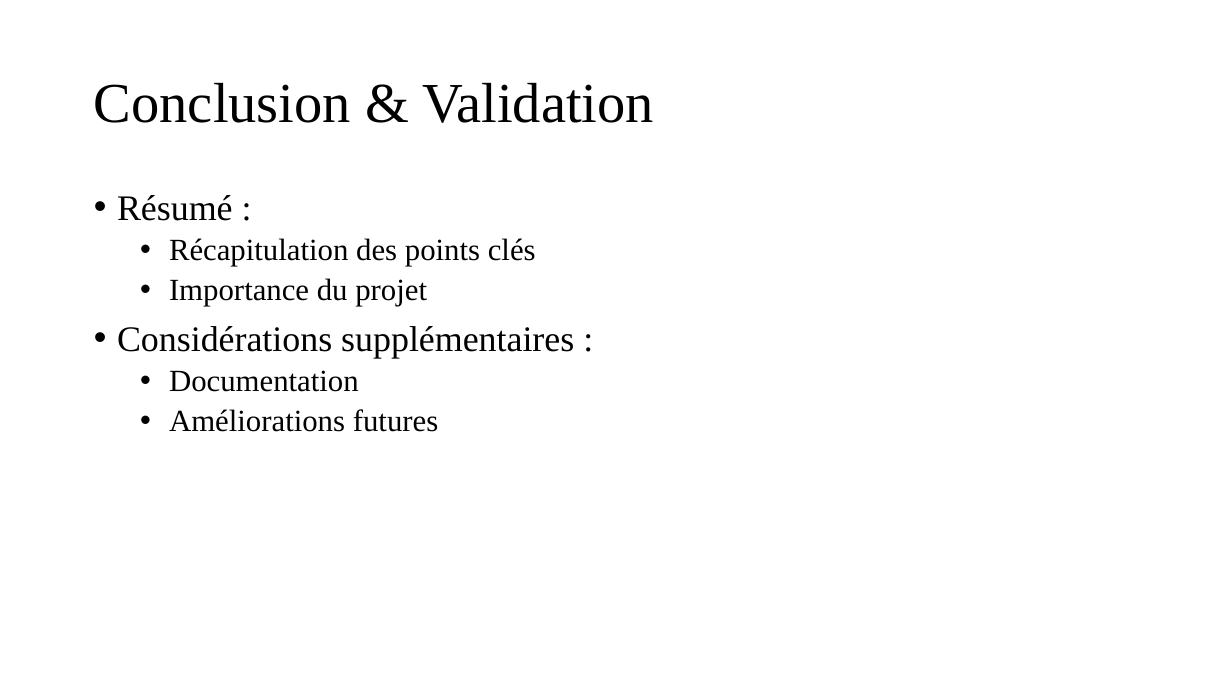
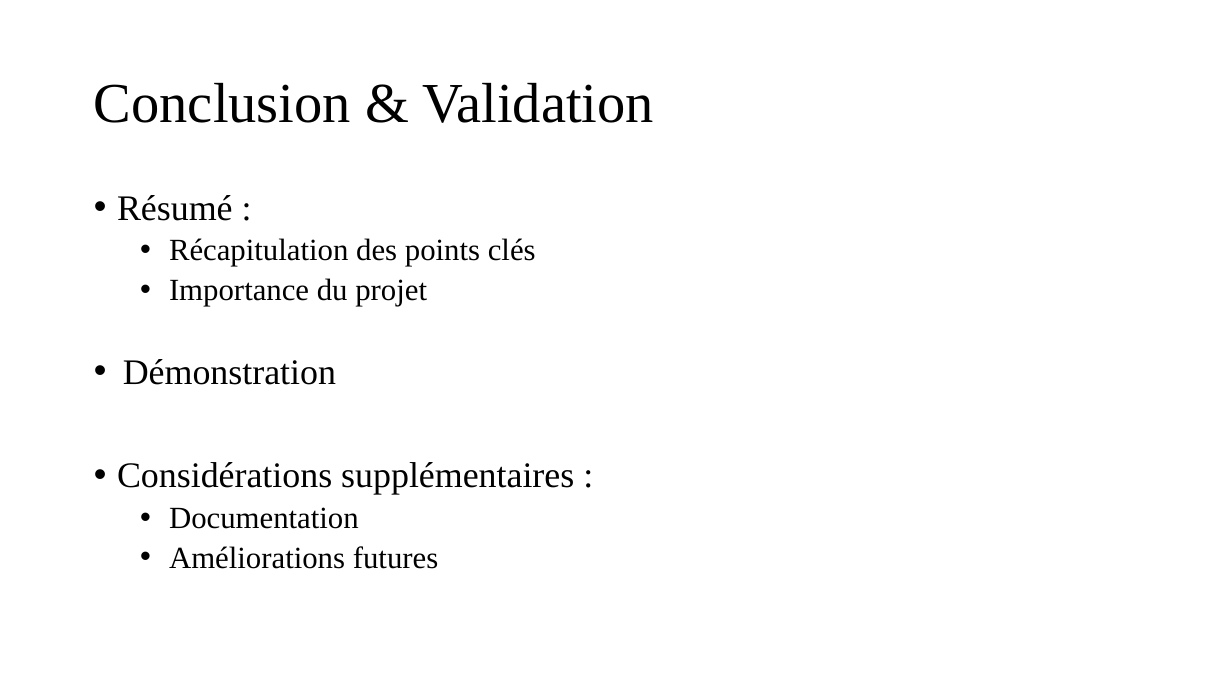
Before and after one commit to EsFrost/m2i_projet, a slide deck: slide 19 of to_send/presentation_fr.pptx. Drawn at 1232x693 pixels with LibreOffice and Linux fonts; fonts in the diff are those of the drawing. Boxes give left, top, right and bottom in pixels: in the first picture for what was removed or moved away, otherwise in the second. Text is boxed around its words. In the diff, an @@ line names an element or a change of style, - is before the commit and + after.

Commit message:
Presentation changes

```diff
--- a/to_send/presentation_fr.pptx
+++ b/to_send/presentation_fr.pptx
@@ text at bbox=[123, 359, 336, 385]: paragraph added @@
+• Démonstration
```
